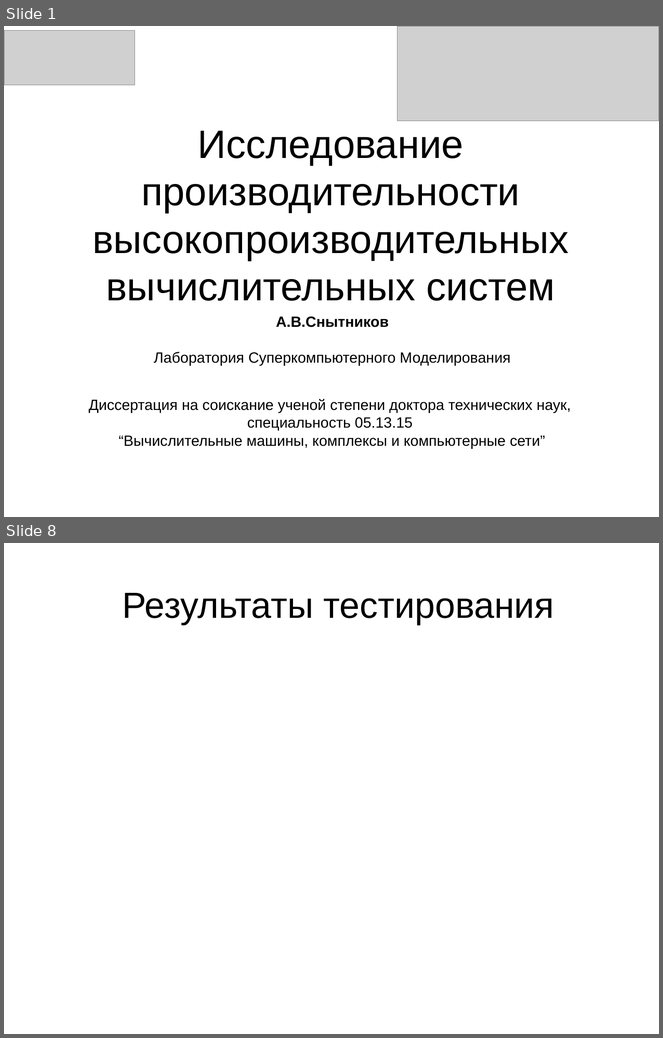
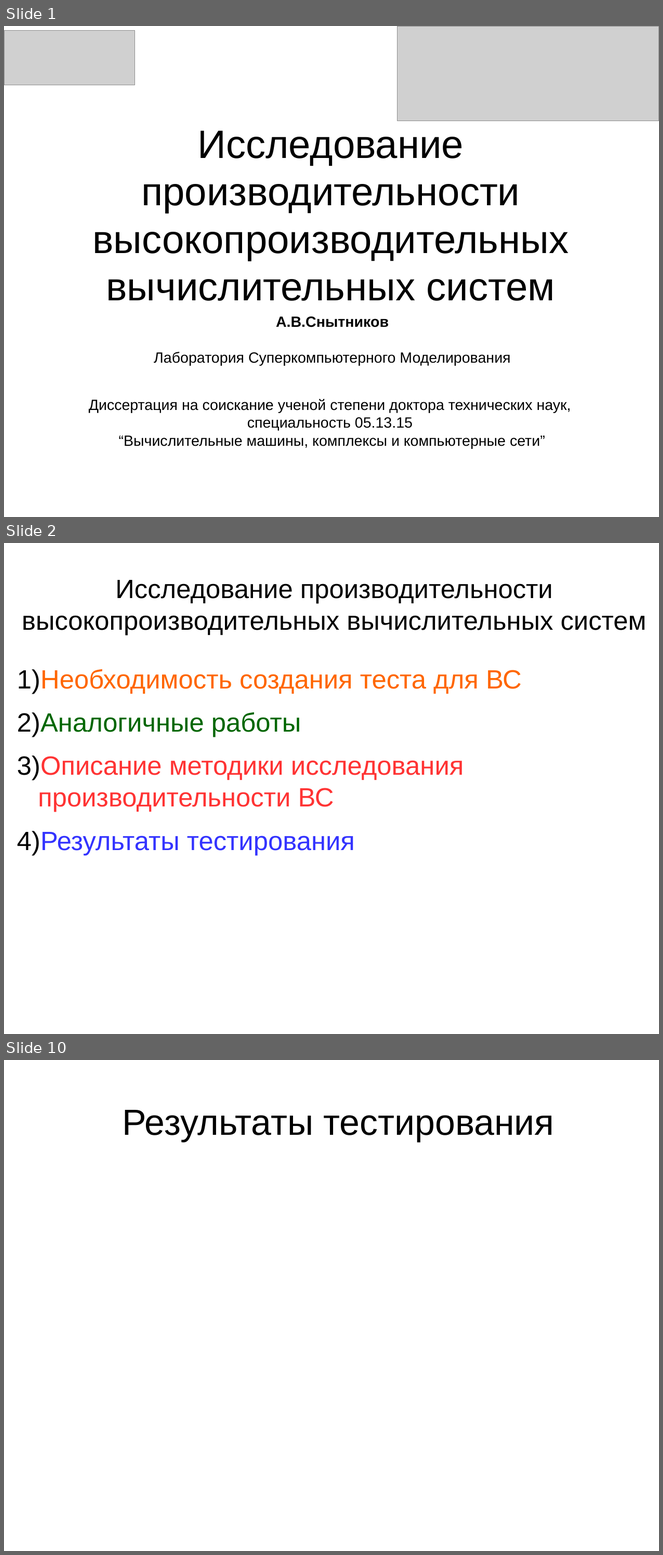
Before and after one commit to snytav/Russian-Phd-LaTeX-Dissertation-Template, a slide deck: Presentation/seminar_hydro_21_SnytnikovAV.odp. Shown one above the other, each under a label of ours: slides 1 and 8 before the commit, slides 1, 2 and 10 after it; the slides between them are not shown. The pictures are 663x1038 and 663x1555 pixels, drawn with LibreOffice and Linux fonts; fonts in the diff are those of the drawing; grey boxes stand for pictures. Boxes give left, top, right and bottom in pixels: in the first picture for what was removed or moved away, otherwise in the second. Text is boxed around its words. In the diff, an @@ line names an element or a change of style, - is before the commit and + after.

```diff
--- a/Presentation/seminar_hydro_21_SnytnikovAV.odp
+++ b/Presentation/seminar_hydro_21_SnytnikovAV.odp
@@ slide 2 added at bbox=[4, 543, 659, 1034], background #FFFFFF @@
@@ title added at bbox=[22, 580, 647, 635], 32 pt, text #000000 @@
+Исследование производительности высокопроизводительных вычислительных систем
@@ text added at bbox=[17, 669, 522, 856], 32 pt, text #FF3333 @@
+1) Необходимость создания теста для ВС
+2) Аналогичные работы
+3) Описание методики исследования производительности ВС
+4) Результаты тестирования
@@ what was slide 8 is now slide 10 @@
```
Also in this commit, not shown: 7 other slides added, 6 slides removed, 4 other files.
